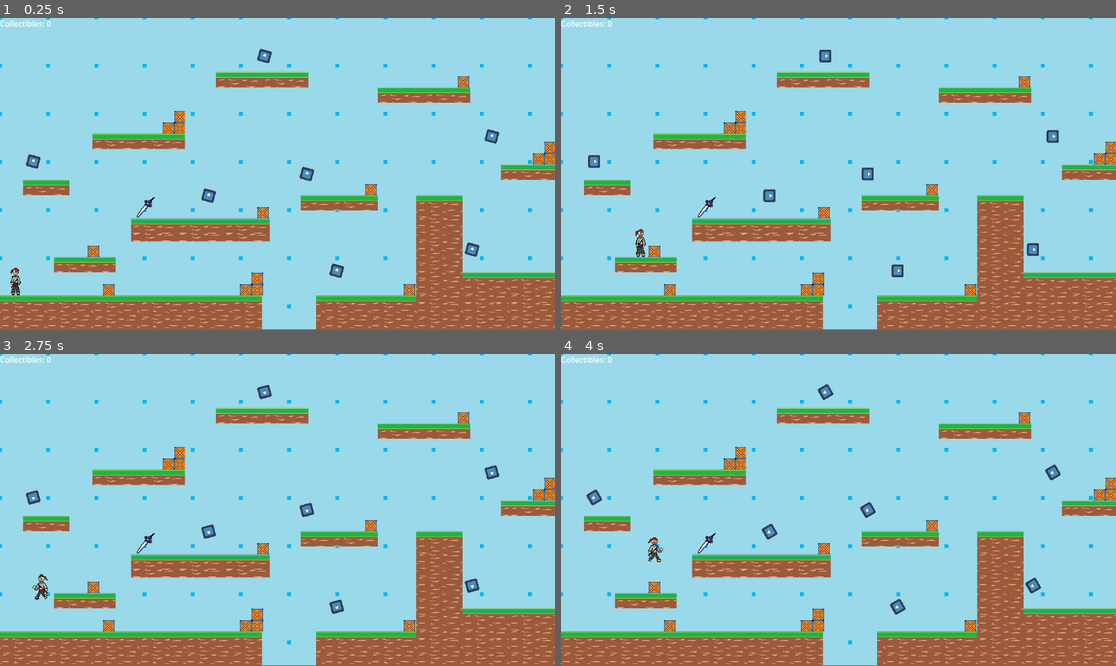
Above: before the commit, frames 1-4 (two rows, left to right).
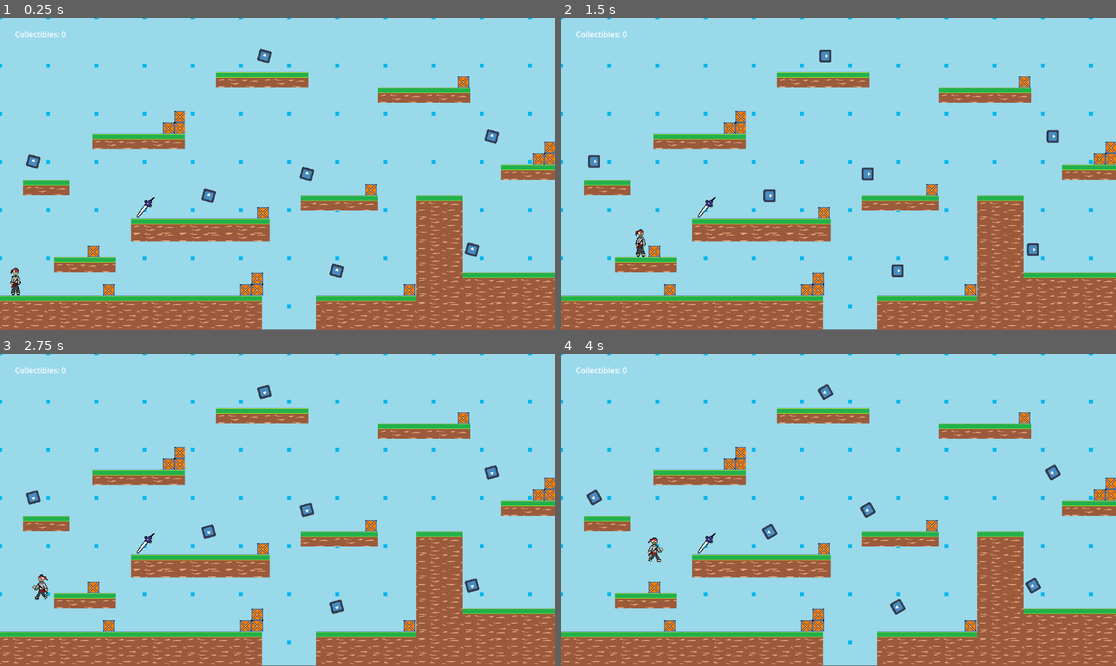
Above: after the commit, the same moments.

Repository: atif256/UtaroAdventures
Game: Godot game, scene res://main.tscn
Same seed, same stepped clock (60 frames per second), same inputs: the game is played once before the commit and once after it. The engine's default icon, where the game draws it, is replaced by a stand-in: a white triangle on a blue panel in a dark square.
Inputs:
- Up to frame 1 (0.25 s): no input
- Up to frame 2 (1.5 s): hold F (Basic attack, bound only after the commit) 0.53-1.28 s; hold D (right) from 0.53 s (still down); tap W (jump) at 0.77 s; tap F (Basic attack, bound only after the commit) at 1.35 s
- Up to frame 3 (2.75 s): tap W (jump) at 1.52 s; release D (right) at 2.03 s; hold A (left) from 2.03 s (still down); hold F (Basic attack, bound only after the commit) from 2.03 s (still down)
- Up to frame 4 (4 s): release A (left) at 2.78 s; release F (Basic attack, bound only after the commit) at 2.78 s; hold D (right) from 2.78 s (still down); tap F (Basic attack, bound only after the commit) at 2.85 s; tap W (jump) at 3.02, 3.77 s; hold F (Basic attack, bound only after the commit) from 3.53 s (still down)

The runs differ from the first frame. In frame 1, 0.2% of the frame differs, in the area x 0-12%, y 0-7%; in frame 2, 0.2%; in frame 3, 0.2%; in frame 4, 0.2%.

Commit message:
updating the code and add new aread
new button action and enter body. basic attack button and area2d when the body enter

Diff:
--- /dev/null
+++ b/dead/fall.gd
@@ -0,0 +1,7 @@
+extends Area2D
+
+
+
+
+func _on_body_entered(_body):
+	print("you fall")
--- /dev/null
+++ b/dead/fall.tscn
@@ -0,0 +1,15 @@
+[gd_scene load_steps=3 format=3 uid="uid://bh8ai2br30sp6"]
+
+[ext_resource type="Script" path="res://dead/fall.gd" id="1_qfrui"]
+
+[sub_resource type="RectangleShape2D" id="RectangleShape2D_6871m"]
+size = Vector2(110, 37)
+
+[node name="Fall" type="Area2D"]
+script = ExtResource("1_qfrui")
+
+[node name="CollisionShape2D" type="CollisionShape2D" parent="."]
+position = Vector2(2, 3)
+shape = SubResource("RectangleShape2D_6871m")
+
+[connection signal="body_entered" from="." to="." method="_on_body_entered"]
--- a/main.gd
+++ b/main.gd
@@ -1,12 +1 @@
 extends Node
-
-
-# Called when the node enters the scene tree for the first time.
-#func _ready():
-	#pass # Replace with function body.
-
-
-# Called every frame. 'delta' is the elapsed time since the previous frame.
-#func _process(delta):
-	#$Enemy.rotation_degrees +=0.05
-	#pass
--- a/main.tscn
+++ b/main.tscn
@@ -9,6 +9,8 @@
 [ext_resource type="PackedScene" uid="uid://buxoujec5uuaw" path="res://Scene_Sword/Sword.tscn" id="5_5mars"]
 [ext_resource type="Script" path="res://Label.gd" id="7_lglqr"]
 [ext_resource type="PackedScene" uid="uid://pc7k8jgarqf1" path="res://Scene_Enemy/enemy.tscn" id="8_d474c"]
+[ext_resource type="PackedScene" uid="uid://bh8ai2br30sp6" path="res://dead/fall.tscn" id="10_52hrv"]
+[ext_resource type="PackedScene" uid="uid://dhsxb51gp5e1n" path="res://pass level/pass.tscn" id="10_mtofm"]
 
 [sub_resource type="TileSetAtlasSource" id="TileSetAtlasSource_halaq"]
 texture = ExtResource("2_dorve")
@@ -288,8 +290,10 @@
 position = Vector2(101, 539)
 
 [node name="Label" type="Label" parent="."]
-offset_right = 69.0
-offset_bottom = 26.0
+offset_left = 31.0
+offset_top = 22.0
+offset_right = 100.0
+offset_bottom = 48.0
 label_settings = SubResource("LabelSettings_5i3ni")
 script = ExtResource("7_lglqr")
 
@@ -316,3 +320,9 @@
 
 [node name="Enemy7" parent="." instance=ExtResource("8_d474c")]
 position = Vector2(980, 481)
+
+[node name="Pass" parent="." instance=ExtResource("10_mtofm")]
+position = Vector2(1176, 496)
+
+[node name="Fall" parent="." instance=ExtResource("10_52hrv")]
+position = Vector2(598, 637)
--- /dev/null
+++ b/pass level/pass.gd
@@ -0,0 +1,7 @@
+extends Area2D
+
+
+
+
+func _on_body_entered(_body):
+	print('congratulation you pass the level')
--- /dev/null
+++ b/pass level/pass.tscn
@@ -0,0 +1,15 @@
+[gd_scene load_steps=3 format=3 uid="uid://dhsxb51gp5e1n"]
+
+[ext_resource type="Script" path="res://pass level/pass.gd" id="1_56cx0"]
+
+[sub_resource type="RectangleShape2D" id="RectangleShape2D_oslxm"]
+size = Vector2(34, 61)
+
+[node name="Pass" type="Area2D"]
+script = ExtResource("1_56cx0")
+
+[node name="CollisionShape2D" type="CollisionShape2D" parent="."]
+position = Vector2(0, 1)
+shape = SubResource("RectangleShape2D_oslxm")
+
+[connection signal="body_entered" from="." to="." method="_on_body_entered"]
--- a/project.godot
+++ b/project.godot
@@ -39,6 +39,12 @@
 , Object(InputEventKey,"resource_local_to_scene":false,"resource_name":"","device":-1,"window_id":0,"alt_pressed":false,"shift_pressed":false,"ctrl_pressed":false,"meta_pressed":false,"pressed":false,"keycode":0,"physical_keycode":4194320,"key_label":0,"unicode":0,"echo":false,"script":null)
 ]
 }
+"Basic attack"={
+"deadzone": 0.5,
+"events": [null, Object(InputEventKey,"resource_local_to_scene":false,"resource_name":"","device":-1,"window_id":0,"alt_pressed":false,"shift_pressed":false,"ctrl_pressed":false,"meta_pressed":false,"pressed":false,"keycode":0,"physical_keycode":70,"key_label":0,"unicode":102,"echo":false,"script":null)
+, Object(InputEventMouseButton,"resource_local_to_scene":false,"resource_name":"","device":-1,"window_id":0,"alt_pressed":false,"shift_pressed":false,"ctrl_pressed":false,"meta_pressed":false,"button_mask":1,"position":Vector2(100, 13),"global_position":Vector2(104, 56),"factor":1.0,"button_index":1,"canceled":false,"pressed":true,"double_click":false,"script":null)
+]
+}
 
 [rendering]
 
--- a/scene/main_character.gd
+++ b/scene/main_character.gd
@@ -5,12 +5,14 @@
 const JUMP_VELOCITY = -390.0
 const double_jump: float = -250
 @onready var sprite_2d = $Sprite2D
-#var GetSword =0
 var score =0
 
 # Get the gravity from the project settings to be synced with RigidBody nodes.
 var gravity = ProjectSettings.get_setting("physics/2d/default_gravity")
 var has_double_jumped: bool = false
+
+#action var
+var basic_att: bool = true
 
 
 
@@ -40,6 +42,14 @@
 			velocity.y = double_jump
 			has_double_jumped = true
 
+	#To handle mouse click - perform basic attack using sword
+	if Input.is_action_pressed("Basic attack") and basic_att:
+		print("attack with sword")
+		basic_att = false
+		$Timer.start()
+
+
+
 	# Get the input direction and handle the movement/deceleration.
 	# As good practice, you should replace UI actions with custom gameplay actions.
 	# ui_left and ui_right
@@ -52,3 +62,8 @@
 	move_and_slide()
 	var isLeft = velocity.x <0
 	sprite_2d.flip_h = isLeft
+
+
+
+func _on_timer_timeout():
+	basic_att = true
--- a/scene/main_character.tscn
+++ b/scene/main_character.tscn
@@ -82,7 +82,7 @@
 [sub_resource type="RectangleShape2D" id="RectangleShape2D_5jx3f"]
 size = Vector2(21, 57)
 
-[node name="CharacterBody2D" type="CharacterBody2D"]
+[node name="player" type="CharacterBody2D"]
 position = Vector2(312, 203)
 script = ExtResource("1_86so4")
 
@@ -97,3 +97,9 @@
 [node name="CollisionShape2D" type="CollisionShape2D" parent="."]
 position = Vector2(-68.5, 9.5)
 shape = SubResource("RectangleShape2D_5jx3f")
+
+[node name="Timer" type="Timer" parent="."]
+wait_time = 0.5
+one_shot = true
+
+[connection signal="timeout" from="Timer" to="." method="_on_timer_timeout"]
Not shown: 1 places in main.tscn that only renumber resources
